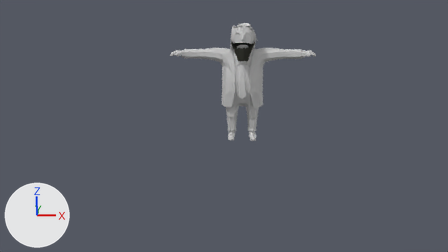
The Blender file Assets/3D Models/03-Kirchhoff/Kirchhoff.blend, before and after one commit.
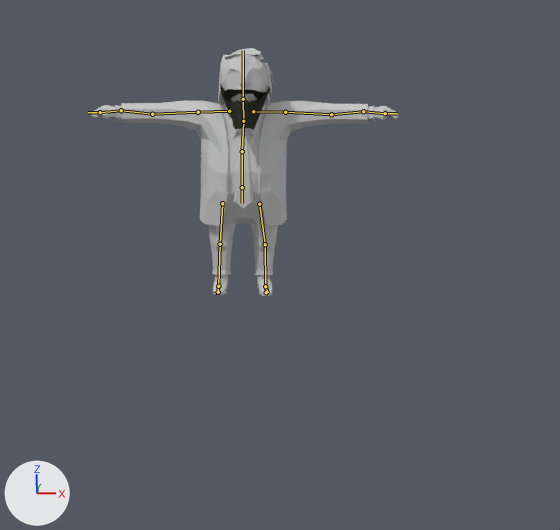
There are two pictures of each version: one from the file's camera 'Camera', one close up on the part from 28% to 88% of the width and 0% to 100% of the height. The axes (+X, +Y, +Z) are drawn at lower left. The lights are the same throughout. The bones that bend it are drawn over the model as lines in the close-ups.

In view in the first close-up: 'Cylinder', 'trump_lp_model.001'.
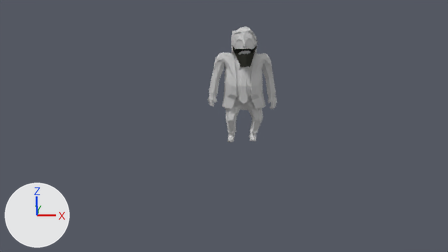
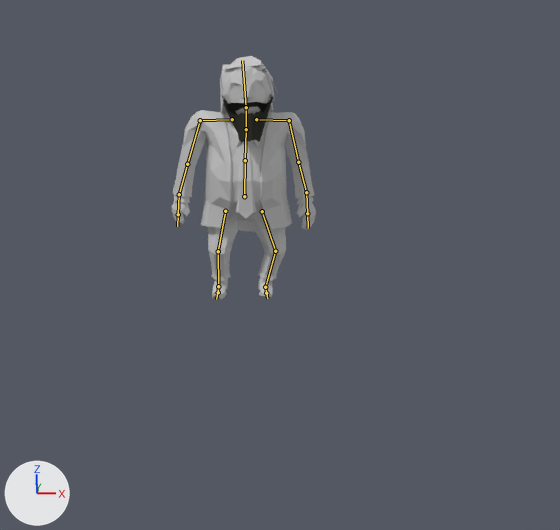
The newer file adds an action. The first version stands in its rest pose; the second is drawn at frame 147 of the action 'chillen'.

What differs and where, as boxes [x1, y1, x2, y2] in the close-ups (560 x 530 px):
```json
{"object": "trump_lp_model.001", "change": "posed", "before": [91, 48, 399, 296], "after": [172, 56, 316, 300], "on screen": "53% narrower"}
{"object": "Cylinder", "change": "posed", "before": [220, 84, 270, 130], "after": [222, 95, 273, 143]}
{"bone": "Hüfte", "before": "(242, 187) to (242, 203)", "after": "(244, 196) to (245, 193)"}
{"bone": "Oberschenkel:L", "before": "(259, 204) to (265, 244)", "after": "(262, 211) to (275, 251)"}
{"bone": "Oberschenkel:L.001", "before": "(222, 203) to (220, 244)", "after": "(225, 211) to (218, 251)"}
{"bone": "Kopf", "before": "(243, 99) to (243, 50)", "after": "(246, 107) to (242, 60)"}
{"bone": "Unterarm.L", "before": "(331, 114) to (363, 111)", "after": "(298, 162) to (306, 192)"}
{"bone": "Finger.L", "before": "(385, 113) to (397, 113)", "after": "(307, 213) to (308, 228)"}
```

The change, as JSON lines over the scene's bpy script:
```json
{"block": "bone_hand_ik_l", "where": "bone_hand_ik_l = bpy.data.objects['HumbiKnochen'].pose.bones['Hand.IK.L']  # child of 'Steuerbone'"}
{"op": "set", "path": "bone_hand_ik_l.location", "old": "(0.0, 0.0, 0.0)", "new": "(0.089, -0.329, -0.623)"}
{"block": "bone_hüfte", "where": "bone_hüfte = bpy.data.objects['HumbiKnochen'].pose.bones['Hüfte']  # child of 'Steuerbone'"}
{"op": "set", "path": "bone_hüfte.location", "old": "(0.0, 0.0, 0.0)", "new": "(0.021, 0.014, -0.134)"}
{"op": "set", "path": "bone_hüfte.rotation_quaternion", "old": "(1.0, 0.0, 0.0, 0.0)", "new": "(0.792, 0.611, 0.0, 0.0)", "note": "degrees (0, 0, 0) -> degrees (75, 0, 0)"}
{"block": "bone_oberschenkel_l", "where": "bone_oberschenkel_l = bpy.data.objects['HumbiKnochen'].pose.bones['Oberschenkel:L']  # child of 'Hüfte'"}
{"op": "set", "path": "bone_oberschenkel_l.location", "old": "(0.0, 0.0, 0.0)", "new": "(-0.001, 0.04, -0.136)"}
{"block": "bone_oberschenkel_l_001", "where": "bone_oberschenkel_l_001 = bpy.data.objects['HumbiKnochen'].pose.bones['Oberschenkel:L.001']  # child of 'Hüfte'"}
{"op": "set", "path": "bone_oberschenkel_l_001.location", "old": "(0.0, 0.0, 0.0)", "new": "(0.008, 0.041, -0.136)"}
{"block": "bone_hand_ik_r_001", "where": "bone_hand_ik_r_001 = bpy.data.objects['HumbiKnochen'].pose.bones['Hand.IK.R.001']  # child of 'Steuerbone'"}
{"op": "set", "path": "bone_hand_ik_r_001.location", "old": "(0.0, 0.0, 0.0)", "new": "(-0.163, -0.343, -0.648)"}
{"block": "bone_kopf", "where": "bone_kopf = bpy.data.objects['HumbiKnochen'].pose.bones['Kopf']  # child of 'Hals'"}
{"op": "set", "path": "bone_kopf.rotation_quaternion", "old": "(1.0, 0.0, 0.0, 0.0)", "new": "(0.996, 0.062, 0.032, 0.033)", "note": "degrees (0, 0, 0) -> degrees (7, 3, 4)"}
{"block": "bone_unterarm_l", "where": "bone_unterarm_l = bpy.data.objects['HumbiKnochen'].pose.bones['Unterarm.L']  # child of 'Oberarm.L'"}
{"op": "set", "path": "bone_unterarm_l.rotation_quaternion", "old": "(1.0, 0.0, 0.0, 0.0)", "new": "(0.999, -0.003, 0.006, -0.043)", "note": "degrees (0, 0, 0) -> degrees (0, 1, -5)"}
{"block": "bone_finger_l", "where": "bone_finger_l = bpy.data.objects['HumbiKnochen'].pose.bones['Finger.L']  # child of 'Hand.L'"}
{"op": "set", "path": "bone_finger_l.scale", "old": "(1.0, 1.0, 1.0)", "new": "(1.12, 1.2, 1.0)"}
```
